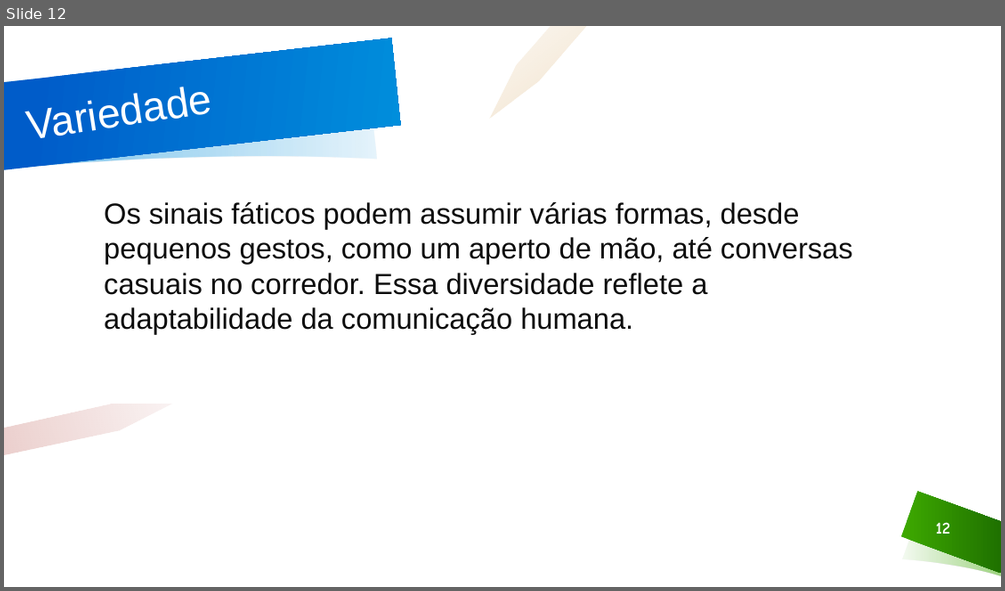
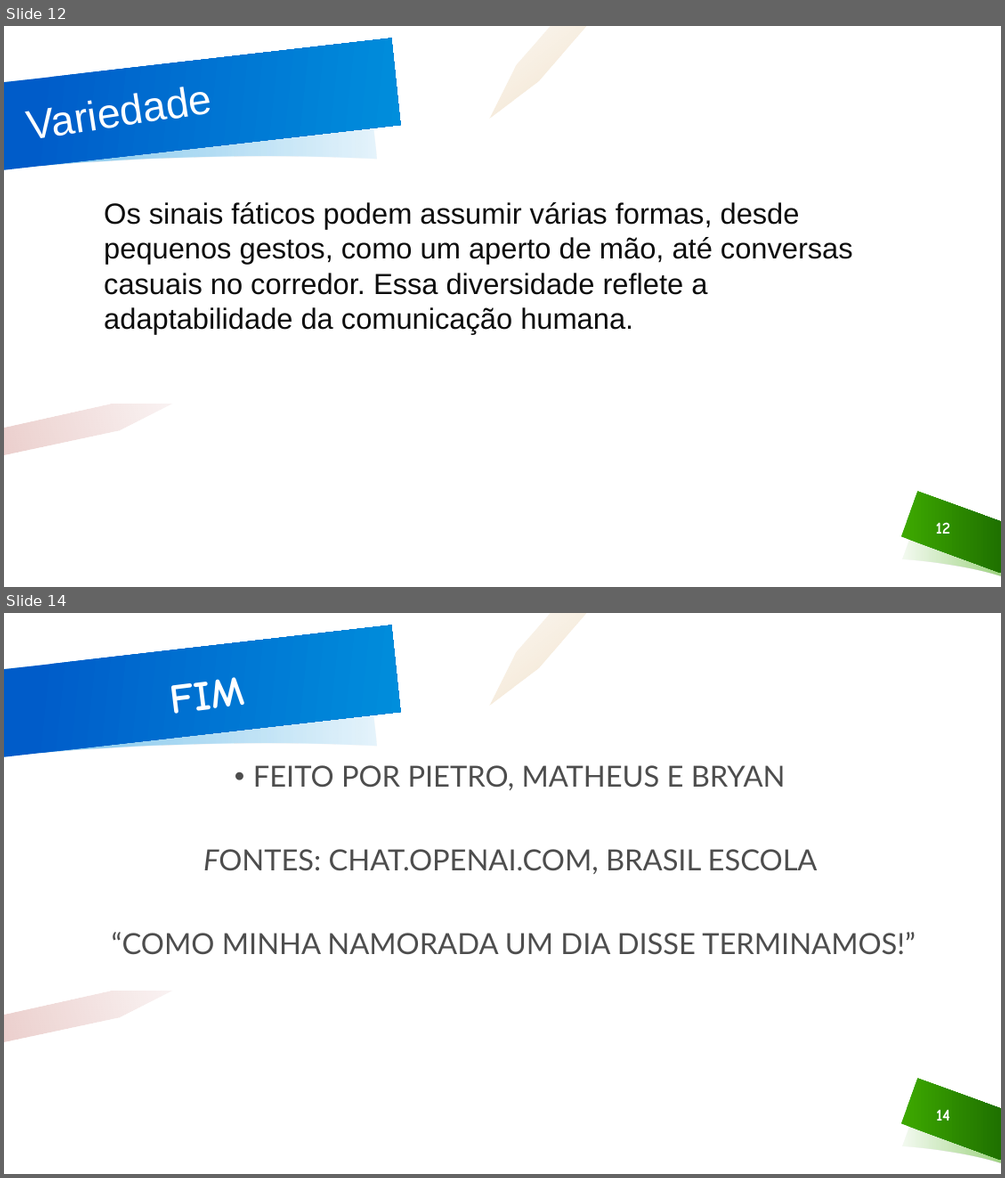
Before and after one commit to 1phantm1/SeminarioPT, a slide deck: funcaoFatica.pptx. Shown one above the other, each under a label of ours: slide 12 before the commit, slides 12 and 14 after it; the slides between them are not shown. The pictures are 1005x591 and 1005x1178 pixels, drawn with LibreOffice and Linux fonts; fonts in the diff are those of the drawing; background and template pictures are left out. Boxes give left, top, right and bottom in pixels: in the first picture for what was removed or moved away, otherwise in the second. Text is boxed around its words. In the diff, an @@ line names an element or a change of style, - is before the commit and + after.

```diff
--- a/funcaoFatica.pptx
+++ b/funcaoFatica.pptx
@@ slide 14 added at <box>4,613,1001,1174</box>, background #FFFFFF; not listed: 6 template elements that a slide beside it also shows @@
@@ title added at <box>172,677,246,714</box>, 40 pt, text #FFFFFF, bold @@
+FIM
@@ text added at <box>112,765,915,955</box>, 28 pt, text #4D4D4D @@
+• FEITO POR PIETRO, MATHEUS E BRYAN
+FONTES: CHAT.OPENAI.COM, BRASIL ESCOLA
+“COMO MINHA NAMORADA UM DIA DISSE TERMINAMOS!”
@@ page number added at <box>936,1109,950,1120</box>, 16 pt, text #FFFFFF, bold @@
+14
```
Also in this commit, not shown: 4 slides changed.
